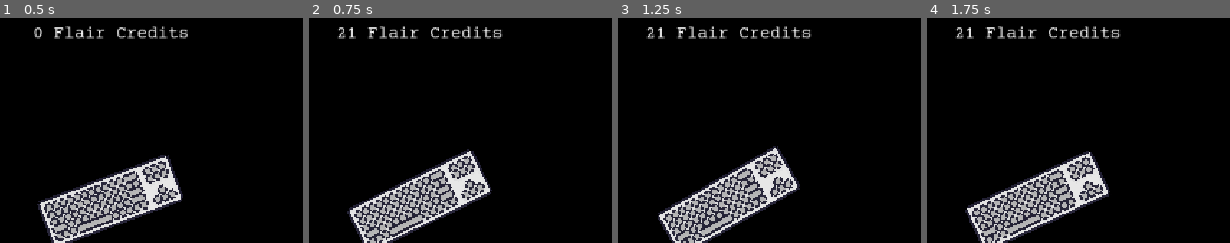
Above: before the commit, frames 1-4 (left to right).
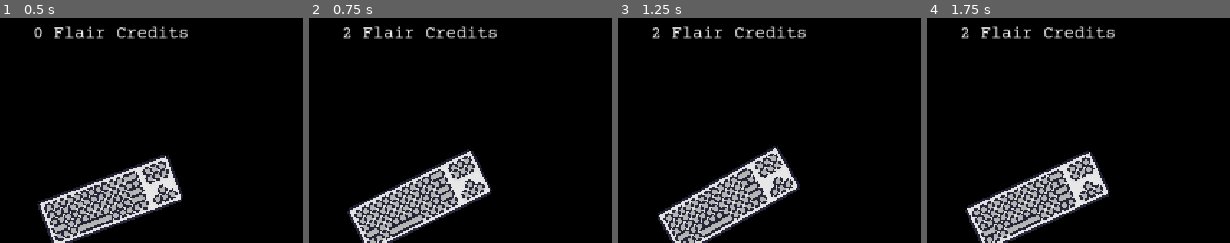
Above: after the commit, the same moments.

Repository: MadAvidCoder/CodeClicker
Game: Godot game, scene res://main.tscn
The game is run twice, just before and just after one commit, with the same random seed, the same clock (stepped at 60 frames per second) and the same inputs.
Inputs (mouse positions are % of the whole screen's width and height, from its top left):
- Up to frame 1 (0.5 s): no input
- Up to frame 2 (0.75 s): click (18, 54) at 0.5 s
- Up to frame 3 (1.25 s): no input
- Up to frame 4 (1.75 s): click (18, 54) at 1.25 s
The pictures show only the part of the screen within x 0-50%, y 13-63%; the shares and areas given below are measured in that part.

Frame 1 is identical in both runs. In frame 2, 1.8% of the frame differs, in the area x 9-65%, y 3-10%; in frame 3, 1.8%; in frame 4, 1.8%.

Commit message:
Tidy Up
Tidied up all the code, including type casting variables, removing redundant features, etc.

Diff:
--- a/MatrixChar.gd
+++ b/MatrixChar.gd
@@ -1,8 +1,8 @@
 extends Sprite2D
 class_name MatrixChar
 
-@export var font : Font
-@export var color : Color
+@export var font: Font
+@export var color: Color
 
 
 var character : String
--- a/RainColumn.gd
+++ b/RainColumn.gd
@@ -3,15 +3,15 @@
 class_name RainColumn
 
 
-const characters = "01234567890abcdefghijklmnopqrstuvwxyzABCDEFGHIJKLMNOPQRSTUVWXYZ~!@#$%^&*()_+-=`{}[]:;'<>?,./|\'"
+const characters: String = "01234567890abcdefghijklmnopqrstuvwxyzABCDEFGHIJKLMNOPQRSTUVWXYZ~!@#$%^&*()_+-=`{}[]:;'<>?,./|\'"
 
-var sprites = {}
-var timer : Timer = null
+var sprites: Dictionary = {}
+var timer: Timer = null
 var random = RandomNumberGenerator.new()
-var template : PackedScene = load("res://matrix_char.tscn")
-var column_x : int
-var column_y : int = 0
-const y_step : int = 42
+var template: PackedScene = load("res://matrix_char.tscn")
+var column_x: int
+var column_y: int = 0
+const y_step: int = 42
 
 func _init(x : int):
 	column_x = x
--- a/achievement_display.gd
+++ b/achievement_display.gd
@@ -1,19 +1,20 @@
 extends Control
+
+const typing_speed: float = 0.055
+const line_pause: float = 1
+const cursor_blink_speed: float = 0.35
 
 var lines = []
 var buffer = []
-var typing_speed := 0.055
-var line_pause := 1
-var cursor_blink_speed := 0.35
 
-var _current_line := 0
-var _current_char := 0
-var _displayed_text := ""
-var _is_typing_line := false
-var _is_pausing_before_line := false
+var _current_line: int = 0
+var _current_char: int = 0
+var _displayed_text: String = ""
+var _is_typing_line: bool = false
+var _is_pausing_before_line: bool = false
 
-var _cursor_visible := true
-var _blink_time := 0.0
+var _cursor_visible: bool = true
+var _blink_time: float = 0.0
 
 @onready var label := $SubViewport/Label
 @onready var timer = $Timer
--- a/code_scroller.gd
+++ b/code_scroller.gd
@@ -1,6 +1,6 @@
 extends Control
 
-var code_lines = [
+const code_lines = [
 	"$  for (int i = 0; i < 256; i++) { buffer[i] = decrypt(input[i], key + i); // Decrypt buffer with rolling key }",
 	"$  if (flag == true && is_admin(user)) { log_access(user, timestamp); send_alert('admin login'); }",
 	"$  def hack_the_system(username, password, ip_address, port): # Attempt remote exploit and log results",
@@ -36,16 +36,15 @@
 	"$  netstat -an | grep 'LISTEN' | awk '{print $4, $6}' > /tmp/open_ports.txt",
 	"$  # Automated backup: tar -czvf /backup/config_$(date +%Y%m%d).tar.gz /etc /var/www /opt"
 ]
+const code_color: Color = Color(0.2, 1.0, 0.3)
+const bg_color: Color = Color(0.02, 0.06, 0.08)
+const max_display_lines = 26
 
 var display_lines = []
-var typing_line = ""
-var typing_index = 0
-var line_delay = 0.1
-var max_display_lines = 26
-var code_color = Color(0.2, 1.0, 0.3)
-var bg_color = Color(0.02, 0.06, 0.08)
-var typing = false
-var time_since = 0
+var typing_line: String = ""
+var typing_index: int = 0
+var typing: bool = false
+var time_since: float = 0
 
 @onready var label: Label = $Label
 
--- a/main.gd
+++ b/main.gd
@@ -7,7 +7,7 @@
 		"description": "Write your very first line of code.",
 		"requirement": { "type": "total_code_lines", "value": 1 },
 		"unlocked": false,
-		"flair_credits": 1
+		"flair_credits": 2
 	},
 	{
 		"id": "syntax_student",
@@ -15,7 +15,7 @@
 		"description": "Write 100 lines of code.",
 		"requirement": { "type": "total_code_lines", "value": 100 },
 		"unlocked": false,
-		"flair_credits": 2
+		"flair_credits": 3
 	},
 	{
 		"id": "debugging_beginner",
@@ -23,7 +23,7 @@
 		"description": "Click 10 times in 5 seconds (debug those bugs fast!).",
 		"requirement": { "type": "clicks_in_time", "value": 10, "timeframe": 5 },
 		"unlocked": false,
-		"flair_credits": 2
+		"flair_credits": 3
 	},
 	{
 		"id": "commit_pusher",
@@ -31,7 +31,7 @@
 		"description": "Reach 1,000 lines of code.",
 		"requirement": { "type": "total_code_lines", "value": 1000 },
 		"unlocked": false,
-		"flair_credits": 5
+		"flair_credits": 6
 	},
 	{
 		"id": "automation_script",
@@ -50,14 +50,6 @@
 		"flair_credits": 5
 	},
 	{
-		"id": "hackathon_participant",
-		"name": "Hackathon Participant",
-		"description": "Click a rare 'Hackathon' event button.",
-		"requirement": { "type": "hackathon_clicks", "value": 1 },
-		"unlocked": false,
-		"flair_credits": 5
-	},
-	{
 		"id": "pull_request_pro",
 		"name": "Pull Request Pro",
 		"description": "Upgrade an auto-coder to level 5.",
@@ -71,14 +63,6 @@
 		"description": "Write 500 lines of code in one minute.",
 		"requirement": { "type": "code_lines_in_time", "value": 500, "timeframe": 60 },
 		"unlocked": false,
-		"flair_credits": 7
-	},
-	{
-		"id": "legacy_maintainer",
-		"name": "Legacy Maintainer",
-		"description": "Prestige for the first time and start a new project.",
-		"requirement": { "type": "prestiges", "value": 1 },
-		"unlocked": false,
 		"flair_credits": 8
 	},
 	{
@@ -87,7 +71,7 @@
 		"description": "Write 1,000,000 lines of code.",
 		"requirement": { "type": "total_code_lines", "value": 1000000 },
 		"unlocked": false,
-		"flair_credits": 30
+		"flair_credits": 35
 	},
 	{
 		"id": "merge_conflict",
@@ -95,7 +79,7 @@
 		"description": "Reach 50,000 lines of code without buying any upgrades.",
 		"requirement": { "type": "total_code_lines", "value": 50000, "no_upgrades": true },
 		"unlocked": false,
-		"flair_credits": 15
+		"flair_credits": 50
 	},
 	{
 		"id": "code_reviewed",
@@ -103,15 +87,7 @@
 		"description": "Manually click 1,000 times.",
 		"requirement": { "type": "manual_clicks", "value": 1000 },
 		"unlocked": false,
-		"flair_credits": 4
-	},
-	{
-		"id": "dark_theme_activated",
-		"name": "Dark Theme Activated",
-		"description": "Unlock the dark theme for your editor.",
-		"requirement": { "type": "theme_unlocked", "theme": "dark" },
-		"unlocked": false,
-		"flair_credits": 2
+		"flair_credits": 6
 	},
 	{
 		"id": "full_stack_dev",
@@ -119,22 +95,6 @@
 		"description": "Own at least one of every upgrade type.",
 		"requirement": { "type": "has_each_upgrade_type", "value": 1 },
 		"unlocked": false,
-		"flair_credits": 8
-	},
-	{
-		"id": "lint_free",
-		"name": "Lint Free",
-		"description": "Write 10,000 lines of code without any 'bug' events.",
-		"requirement": { "type": "code_lines_without_bug", "value": 10000 },
-		"unlocked": false,
-		"flair_credits": 6
-	},
-	{
-		"id": "refactor_master",
-		"name": "Refactor Master",
-		"description": "Reset (prestige) five times.",
-		"requirement": { "type": "prestiges", "value": 5 },
-		"unlocked": false,
 		"flair_credits": 12
 	},
 	{
@@ -143,15 +103,7 @@
 		"description": "Achieve 50 clicks in 10 seconds.",
 		"requirement": { "type": "clicks_in_time", "value": 50, "timeframe": 10 },
 		"unlocked": false,
-		"flair_credits": 5
-	},
-	{
-		"id": "documentation_guru",
-		"name": "Documentation Guru",
-		"description": "View the help/about screen.",
-		"requirement": { "type": "viewed_help", "value": 1 },
-		"unlocked": false,
-		"flair_credits": 1
+		"flair_credits": 6
 	},
 	{
 		"id": "copilot_friend",
@@ -159,7 +111,7 @@
 		"description": "Let an auto-coder write 10,000 lines for you.",
 		"requirement": { "type": "auto_lines_written", "value": 10000 },
 		"unlocked": false,
-		"flair_credits": 6
+		"flair_credits": 10
 	}
 ]
 
@@ -491,31 +443,8 @@
 			"id": "mini_explosion",
 			"name": "Mini Explosion",
 			"cost": 6,
-			"description": "A tiny explosion for each click—it's fun!",
+			"description": "A tiny explosion for each click - it's fun!",
 			"preview": "mini_explosion.gif"
-		}
-	],
-	"sound_pack": [
-		{
-			"id": "mech_keys",
-			"name": "Mechanical Keys",
-			"cost": 2,
-			"description": "Mechanical keyboard clicks for every action.",
-			"preview": "mech_keys.mp3"
-		},
-		{
-			"id": "typewriter",
-			"name": "Typewriter",
-			"cost": 3,
-			"description": "Classic typewriter sounds on every click.",
-			"preview": "typewriter.mp3"
-		},
-		{
-			"id": "synth_beeps",
-			"name": "Synth Beeps",
-			"cost": 5,
-			"description": "Retro synthy beeps with every action.",
-			"preview": "synth_beeps.mp3"
 		}
 	]
 }
@@ -523,22 +452,19 @@
 var recent_clicks_timestamps = []
 var recent_lines_timestamps = []
 
-var flair_credits = 20
-var power = 1
-var clicks = 0
-var score = 0
-var total_score = 0
-var upgrades_bought = 0
-var auto_coders_bought = 0
-var hackathon_clicks = 0
-var max_auto_level = 0
-var prestige_count = 0
-var auto_lines_written = 0
-var help_viewed = false
-var auto_per_sec = 0
-var auto_speed = 1
-var max_click_timeframe = 0
-var max_line_timeframe = 0
+var flair_credits: int = 0
+var power: float = 1
+var clicks: int = 0
+var score: float = 0
+var total_score: float = 0
+var upgrades_bought: int = 0
+var auto_coders_bought: int = 0
+var max_auto_level: float = 0
+var auto_lines_written: float = 0
+var auto_per_sec: float = 0
+var auto_speed: float = 1
+var max_click_timeframe: int = 0
+var max_line_timeframe: int = 0
 var cur_effect = null
 
 @onready var label = $Label
@@ -550,14 +476,14 @@
 @onready var background_flair_container = $Shop/TabContainer/FLAIRS/Backgrounds/VBoxContainer
 @onready var cursors_flair_container = $Shop/TabContainer/FLAIRS/Cursors/VBoxContainer
 @onready var effects_flair_container = $Shop/TabContainer/FLAIRS/Effects/VBoxContainer
-@onready var sounds_flair_container = $Shop/TabContainer/FLAIRS/Sounds/VBoxContainer
 @onready var zero_particles = $ZeroParticles
 @onready var one_particles = $OneParticles
 @onready var matrix_rain = $MatrixTexture
 @onready var matrix_generator = $MatrixViewport/MatrixRain
 @onready var crt_background = $CRTBackground
 @onready var code_scoller = $CodeScroller
-@onready var neon_tex
+
+var neon_tex
 
 func _ready():
 	for ach in achievements:
@@ -579,7 +505,6 @@
 				"background": background_flair_container.add_child(i)
 				"cursor": cursors_flair_container.add_child(i)
 				"click_effect": effects_flair_container.add_child(i)
-				"sound_pack": sounds_flair_container.add_child(i)
 			i.setup_cosmetic(cosm["name"], cosm["description"], cosm["cost"], cosm["preview"], cos_type)
 
 func _process(_delta: float) -> void:
@@ -613,16 +538,10 @@
 			return auto_coders_bought >= requirements["value"]
 		"upgrades_bought":
 			return upgrades_bought >= requirements["value"]
-		"hackathon_clicks":
-			return hackathon_clicks >= requirements["value"]
 		"auto_coder_level":
 			return max_auto_level >= requirements["value"]
-		"prestiges":
-			return prestige_count >= requirements["value"]
 		"auto_lines_written":
 			return auto_lines_written >= requirements["value"]
-		"viewed_help":
-			return help_viewed
 		"clicks_in_time":
 			return count_time(recent_clicks_timestamps, requirements["timeframe"]) >= requirements["value"]
 		"code_lines_in_time":
@@ -696,7 +615,6 @@
 				"Spark Click": cur_effect = "spark"
 				"Code Bubbles": cur_effect = "bubbles"
 				"Mini Explosion": cur_effect = "explosion"
-		"sound_pack": print("unknown costmetic: " + what)
 
 func set_terminal_block_cursor():
 	var image = Image.create(16, 24, false, Image.FORMAT_RGBA8)
--- a/main.tscn
+++ b/main.tscn
@@ -316,8 +316,9 @@
 [node name="FLAIRS" type="TabContainer" parent="Shop/TabContainer"]
 visible = false
 layout_mode = 2
+theme_override_constants/side_margin = 4
 theme_override_fonts/font = ExtResource("10_efxa6")
-theme_override_font_sizes/font_size = 15
+theme_override_font_sizes/font_size = 14
 current_tab = 0
 tab_focus_mode = 0
 metadata/_tab_index = 1
@@ -369,22 +370,6 @@
 [node name="PlaceholderItem" parent="Shop/TabContainer/FLAIRS/Effects/VBoxContainer" instance_placeholder="res://item.tscn"]
 layout_mode = 2
 
-[node name="Sounds" type="ScrollContainer" parent="Shop/TabContainer/FLAIRS"]
-visible = false
-layout_mode = 2
-follow_focus = true
-horizontal_scroll_mode = 0
-vertical_scroll_mode = 2
-metadata/_tab_index = 3
-
-[node name="VBoxContainer" type="VBoxContainer" parent="Shop/TabContainer/FLAIRS/Sounds"]
-layout_mode = 2
-size_flags_horizontal = 3
-size_flags_vertical = 3
-
-[node name="PlaceholderItem" parent="Shop/TabContainer/FLAIRS/Sounds/VBoxContainer" instance_placeholder="res://item.tscn"]
-layout_mode = 2
-
 [node name="AutoCoderTimer" type="Timer" parent="."]
 autostart = true
 
--- a/matrix.gd
+++ b/matrix.gd
@@ -1,8 +1,8 @@
 extends Node
 
-var timer : Timer = null
+var timer: Timer = null
 var random = RandomNumberGenerator.new()
-const column_width = 30.0
+const column_width: float = 30.0
 
 func _ready():
 	RenderingServer.set_default_clear_color(Color.BLACK)
--- a/texture_button.gd
+++ b/texture_button.gd
@@ -1,7 +1,6 @@
 extends TextureButton
 
-var dir = 1
-var t = 0
+var t: float = 0
 
 @onready var label = $"../Label"
 
